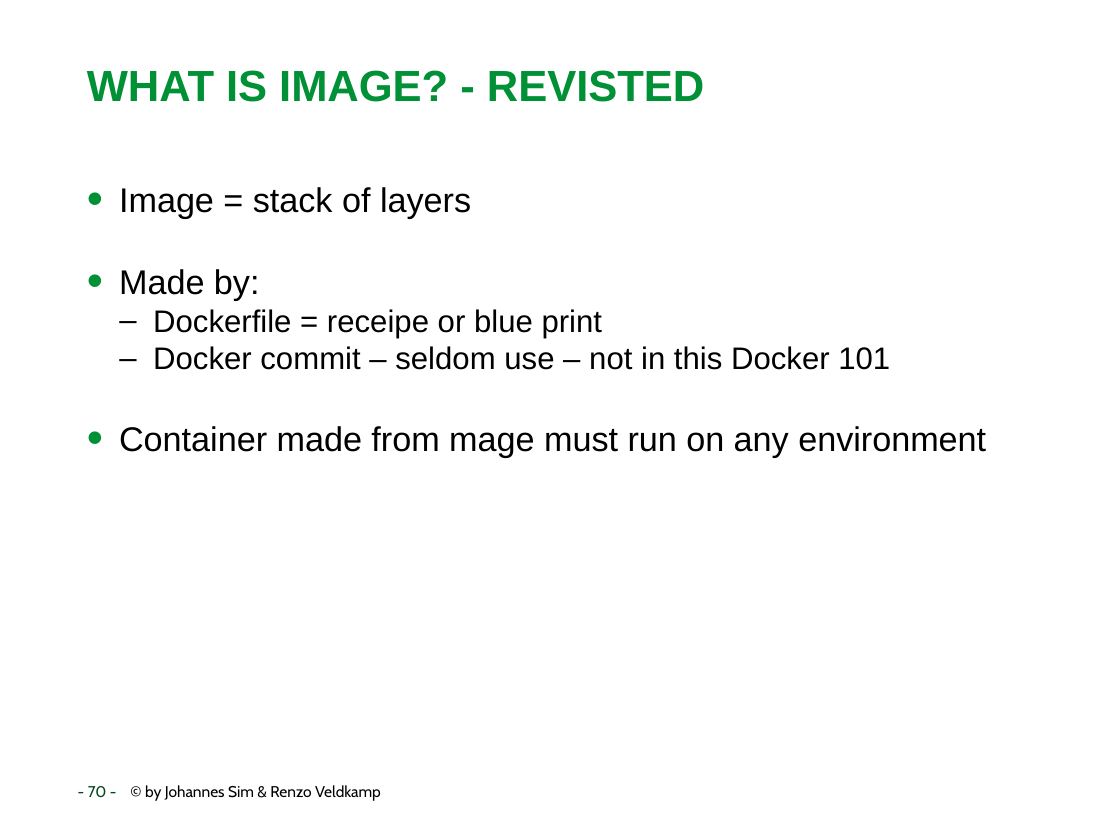
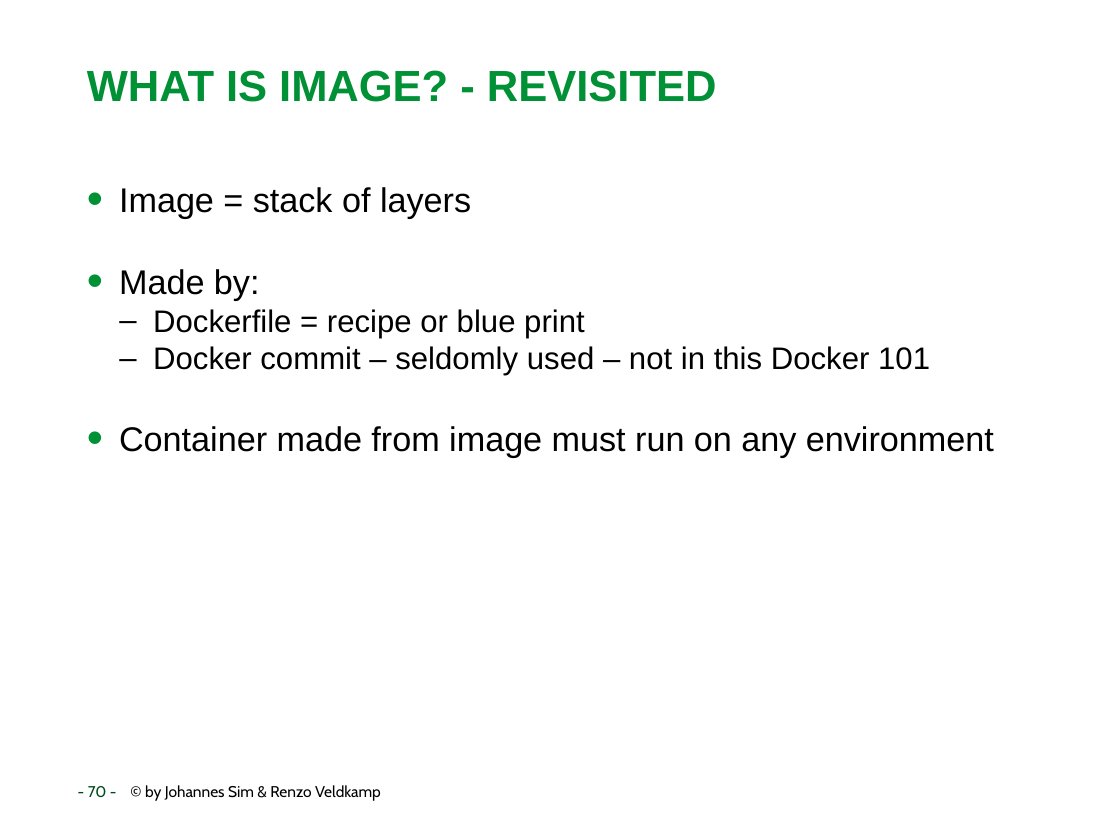
Before and after one commit to RenzoVeldkamp/MicroContainer, a slide deck: slide 70 of Presentatie/Docker101.pptx. Drawn at 1120x840 pixels with LibreOffice and Linux fonts; fonts in the diff are those of the drawing; background and template pictures are left out. Boxes give left, top, right and bottom in pixels: in the first picture for what was removed or moved away, otherwise in the second. Text is boxed around its words. In the diff, an @@ line names an element or a change of style, - is before the commit and + after.

Commit message:
Docker101 1.0

```diff
--- a/Presentatie/Docker101.pptx
+++ b/Presentatie/Docker101.pptx
@@ title at box(87, 70, 717, 102): text changed @@
-WHAT IS IMAGE? - REVISTED
+WHAT IS IMAGE? - REVISITED
@@ text at box(119, 309, 994, 457): text changed @@
-  – Dockerfile = receipe or blue print
-  – Docker commit – seldom use – not in this Docker 101
-• Container made from mage must run on any environment
+  – Dockerfile = recipe or blue print
+  – Docker commit – seldomly used – not in this Docker 101
+• Container made from image must run on any environment
```
Also in this commit, not shown: 30 other slides changed, 1 slide added, 10 slides removed.
